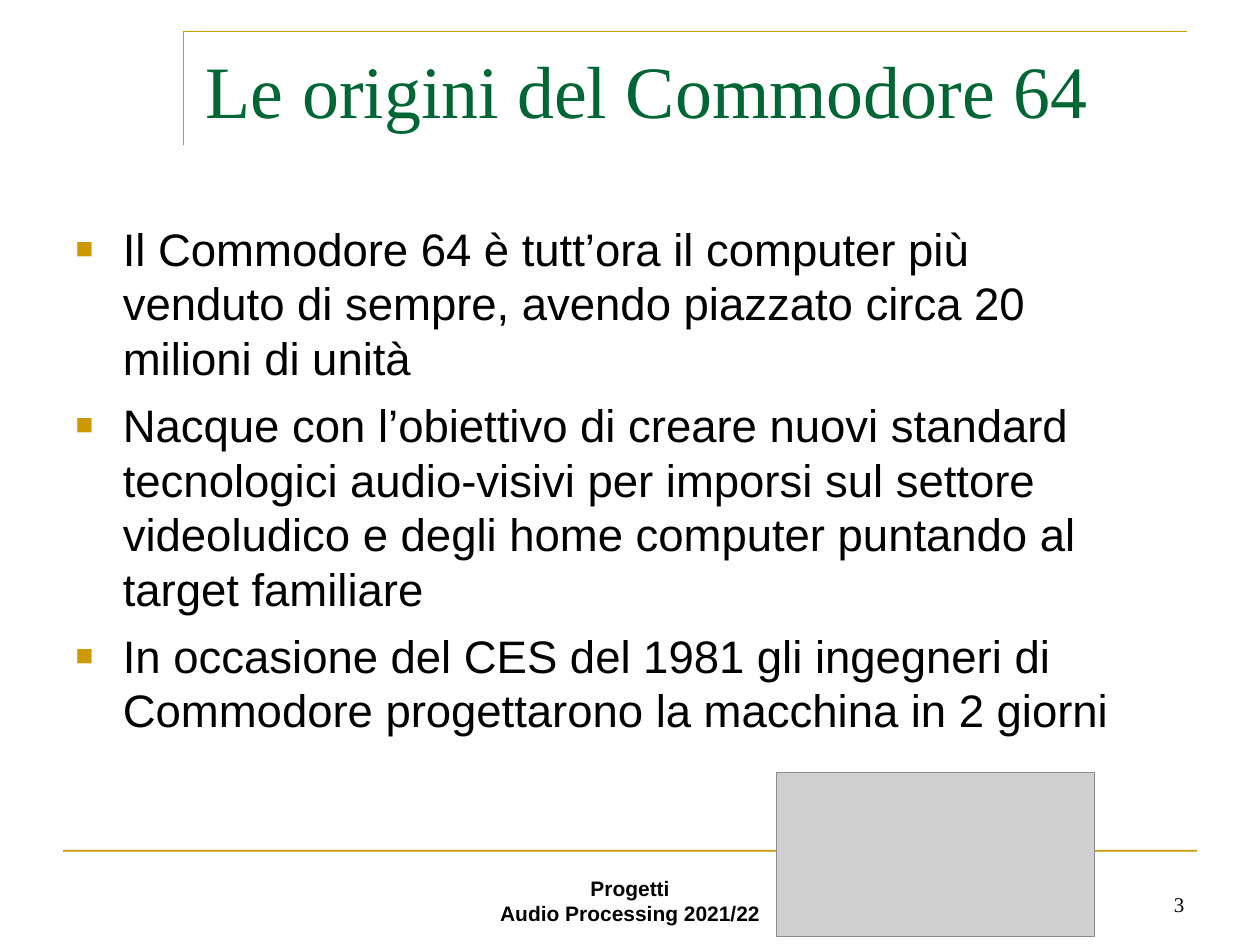
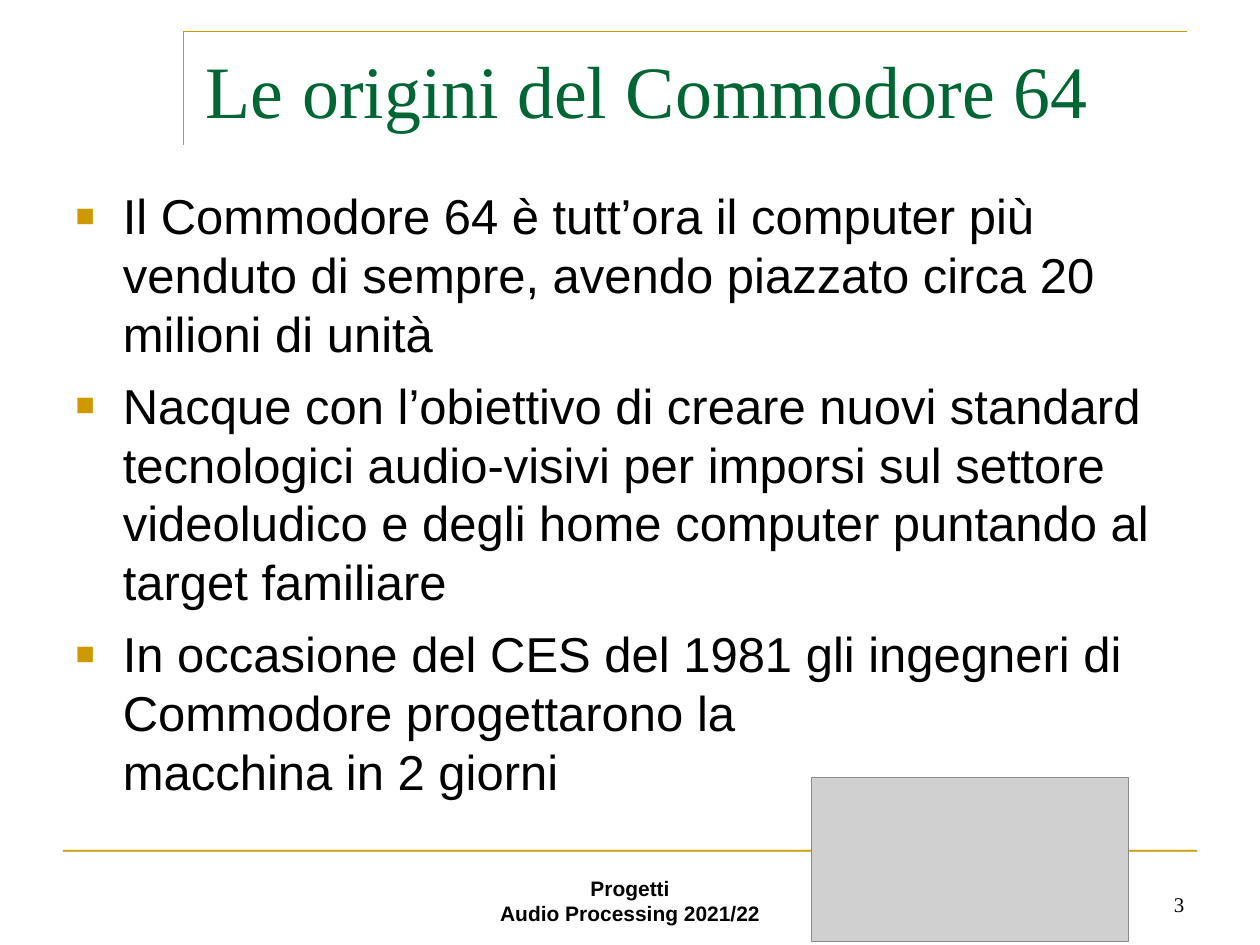
Before and after one commit to Gallo00/Progetto-AUDIO, a slide deck: slide 3 of step3.ppt. Drawn at 1260x945 pixels with LibreOffice and Linux fonts; fonts in the diff are those of the drawing; grey boxes stand for pictures; background and template pictures are left out. Boxes give left, top, right and bottom in pixels: in the first picture for what was removed or moved away, otherwise in the second. Text is boxed around its words. In the diff, an @@ line names an element or a change of style, - is before the commit and + after.

```diff
--- a/step3.ppt
+++ b/step3.ppt
@@ text "Il Commodore 64 è tutt’ora ...": place and size @@
-text "Il Commodore 64 è tutt’ora ..." at [123, 232, 1108, 737]
+text "Il Commodore 64 è tutt’ora ..." at [123, 198, 1149, 800]
@@ text "Il Commodore 64 è tutt’ora ..." at [123, 198, 1149, 800]: size 37 to 39.8 pt @@
@@ picture: place and size @@
-picture at [777, 773, 1094, 937]
+picture at [812, 778, 1129, 942]
```
Also in this commit, not shown: 1 other slide changed.
